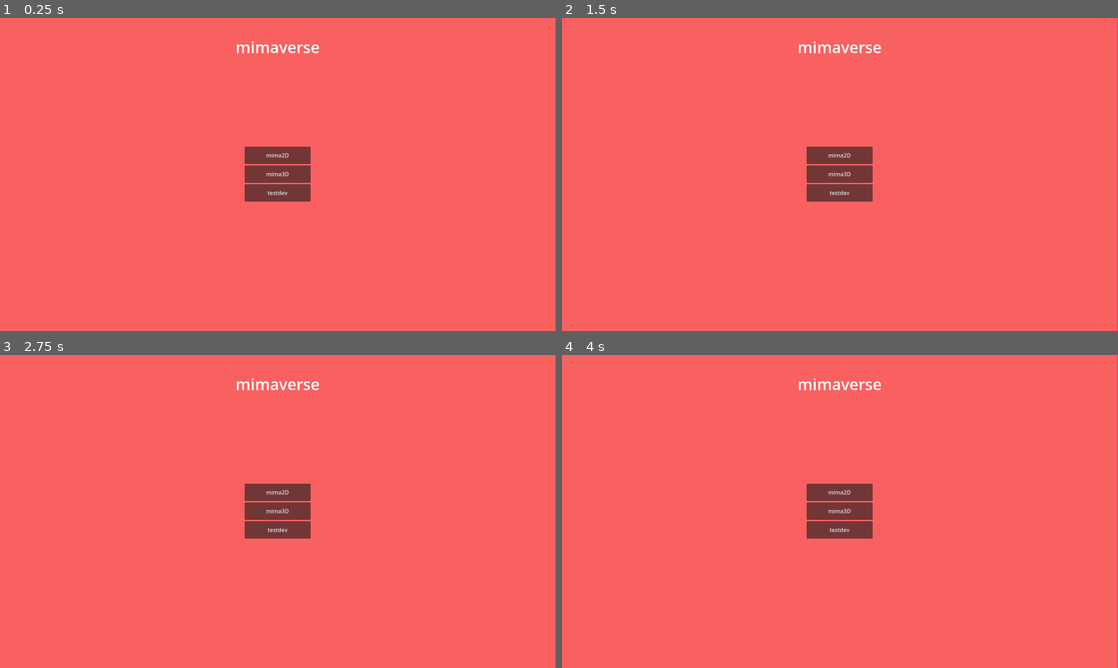
Above: before the commit, frames 1-4 (two rows, left to right).
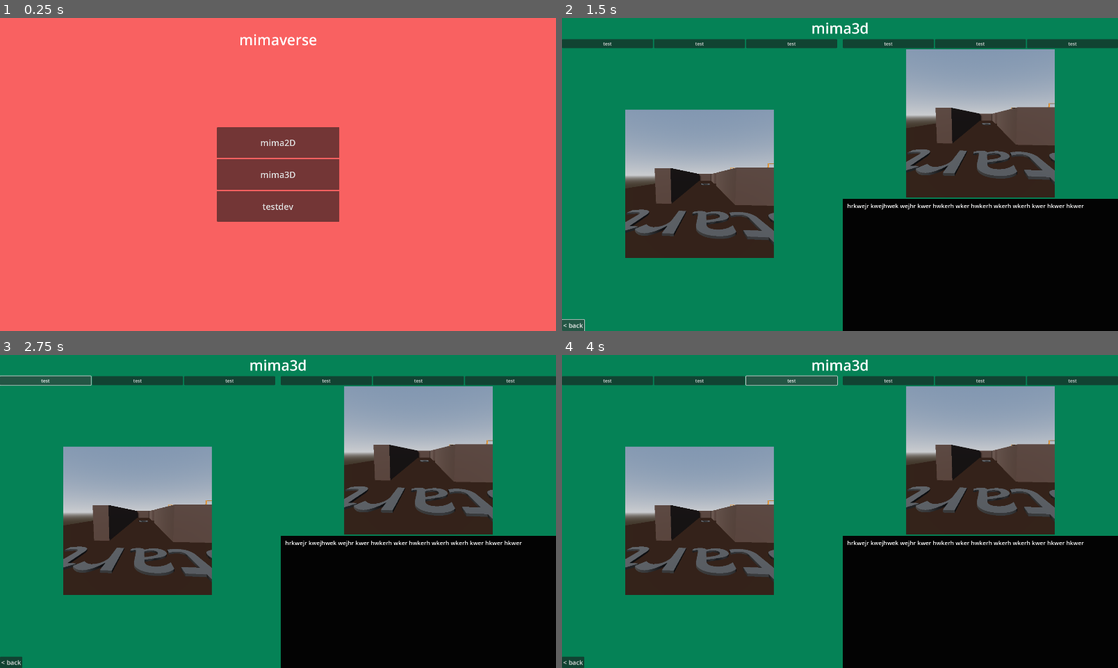
Above: after the commit, the same moments.

Repository: mimavox/mimaclient
Game: Godot game, scene res://screens/main/main.tscn
Same seed, same stepped clock (60 frames per second), same inputs: the game is played once before the commit and once after it.
Inputs (mouse positions are in pixels of both pictures, inside the frame that each line leads up to):
- Up to frame 1 (0.25 s): no input
- Up to frame 2 (1.5 s): click "mima3D" at 0.5 s; click "back" (after the commit: "< back") at 1.25 s
- Up to frame 3 (2.75 s): click (44, 380) at 2 s, where only the run after the commit has a clickable "test"
- Up to frame 4 (4 s): click (701, 380) at 2.75 s, where only the run after the commit has a clickable "test"; click (789, 380) at 3.5 s, where only the run after the commit has a clickable "test"

The runs differ from the first frame. In frame 1, 5.4% of the frame differs, in the area x 39-100%, y 0-100%; in frame 2, 100%, in the area x 0-100%, y 0-100%; in frame 3, 100%; in frame 4, 100%.

Commit message:
Layout sort of fixed

Diff:
--- a/project.godot
+++ b/project.godot
@@ -22,8 +22,9 @@
 
 [display]
 
-window/size/viewport_width=1600
-window/size/viewport_height=900
+window/size/viewport_width=1920
+window/size/viewport_height=1080
+window/size/mode=3
 window/stretch/mode="viewport"
 
 [dotnet]
--- a/screens/main/main.tscn
+++ b/screens/main/main.tscn
@@ -4,38 +4,23 @@
 
 [node name="Main" type="Control"]
 layout_mode = 3
-anchor_right = 1.28
-anchor_bottom = 1.28
-offset_right = -0.000244141
-offset_bottom = -0.00012207
+anchors_preset = 15
+anchor_right = 1.0
+anchor_bottom = 1.0
 grow_horizontal = 2
 grow_vertical = 2
+size_flags_horizontal = 3
+size_flags_vertical = 3
+size_flags_stretch_ratio = 5.4
 
 [node name="ColorRect" type="ColorRect" parent="."]
 layout_mode = 1
 anchors_preset = 15
 anchor_right = 1.0
 anchor_bottom = 1.0
-offset_left = -1.0
-offset_right = -449.0
-offset_bottom = -252.0
 grow_horizontal = 2
 grow_vertical = 2
 color = Color(0.976471, 0.380392, 0.380392, 1)
-
-[node name="Label" type="Label" parent="ColorRect"]
-layout_mode = 1
-anchors_preset = 5
-anchor_left = 0.5
-anchor_right = 0.5
-offset_left = -127.0
-offset_top = 52.0
-offset_right = 127.0
-offset_bottom = 94.0
-grow_horizontal = 2
-theme_override_font_sizes/font_size = 45
-text = "mimaverse"
-horizontal_alignment = 1
 
 [node name="btnContainer" type="VBoxContainer" parent="ColorRect"]
 layout_mode = 1
@@ -44,10 +29,10 @@
 anchor_top = 0.5
 anchor_right = 0.5
 anchor_bottom = 0.5
-offset_left = -95.0
-offset_top = -80.0
-offset_right = 95.0
-offset_bottom = 78.0
+offset_left = -211.5
+offset_top = -163.0
+offset_right = 211.5
+offset_bottom = 163.0
 grow_horizontal = 2
 grow_vertical = 2
 alignment = 1
@@ -56,17 +41,34 @@
 [node name="btn2D" type="Button" parent="ColorRect/btnContainer"]
 layout_mode = 2
 size_flags_vertical = 3
+theme_override_font_sizes/font_size = 30
 text = "mima2D"
 
 [node name="btn3D" type="Button" parent="ColorRect/btnContainer"]
 layout_mode = 2
 size_flags_vertical = 3
+theme_override_font_sizes/font_size = 30
 text = "mima3D"
 
 [node name="btnTest" type="Button" parent="ColorRect/btnContainer"]
 layout_mode = 2
 size_flags_vertical = 3
+theme_override_font_sizes/font_size = 30
 text = "testdev"
+
+[node name="Label" type="Label" parent="ColorRect"]
+layout_mode = 1
+anchors_preset = 5
+anchor_left = 0.5
+anchor_right = 0.5
+offset_left = -134.5
+offset_top = 40.0
+offset_right = 134.5
+offset_bottom = 109.0
+grow_horizontal = 2
+theme_override_font_sizes/font_size = 50
+text = "mimaverse"
+horizontal_alignment = 1
 
 [connection signal="button_down" from="ColorRect/btnContainer/btn2D" to="ColorRect/btnContainer" method="_on_btn_2d_button_down"]
 [connection signal="button_down" from="ColorRect/btnContainer/btn3D" to="ColorRect/btnContainer" method="_on_btn_3d_button_down"]
--- a/screens/mima3D/mima3D.tscn
+++ b/screens/mima3D/mima3D.tscn
@@ -1,6 +1,5 @@
 [gd_scene load_steps=9 format=3 uid="uid://cklcgbb1lkgau"]
 
-[ext_resource type="Script" uid="uid://cygto5lnstxq3" path="res://screens/mima3D/buttons.gd" id="1_w5ggl"]
 [ext_resource type="PackedScene" uid="uid://blyecn3vvrk5f" path="res://assets/maze_runner.glb" id="2_w5ggl"]
 [ext_resource type="Script" uid="uid://bocpmmcxd0a1t" path="res://screens/mima3D/movement_controller.gd" id="3_c4ucj"]
 
@@ -20,126 +19,203 @@
 
 [sub_resource type="CapsuleMesh" id="CapsuleMesh_c4ucj"]
 
+[sub_resource type="StyleBoxFlat" id="StyleBoxFlat_w5ggl"]
+content_margin_left = 10.0
+content_margin_top = 10.0
+content_margin_right = 10.0
+content_margin_bottom = 10.0
+bg_color = Color(0.0110876, 0.0110876, 0.0110876, 1)
+
 [node name="Main" type="Control"]
 layout_mode = 3
-anchor_right = 1.28
-anchor_bottom = 1.28
-offset_right = -0.000244141
-offset_bottom = -0.00012207
+anchors_preset = 8
+anchor_left = 0.5
+anchor_top = 0.5
+anchor_right = 0.5
+anchor_bottom = 0.5
+offset_left = -960.0
+offset_top = -540.0
+offset_right = 960.0
+offset_bottom = 540.0
 grow_horizontal = 2
 grow_vertical = 2
-
-[node name="background" type="ColorRect" parent="."]
+size_flags_horizontal = 3
+size_flags_vertical = 3
+
+[node name="ColorRect" type="ColorRect" parent="."]
+layout_mode = 2
+anchor_right = 1.0
+anchor_bottom = 1.0
+grow_horizontal = 2
+grow_vertical = 2
+color = Color(0.0204, 0.51, 0.33864, 1)
+
+[node name="VBoxContainer" type="VBoxContainer" parent="."]
 layout_mode = 1
 anchors_preset = 15
 anchor_right = 1.0
 anchor_bottom = 1.0
-offset_left = -1.0
-offset_right = -449.0
-offset_bottom = -252.0
 grow_horizontal = 2
 grow_vertical = 2
-color = Color(0.180392, 0.25098, 0.270588, 1)
-script = ExtResource("1_w5ggl")
-
-[node name="Label" type="Label" parent="background"]
-layout_mode = 1
-anchors_preset = 5
-anchor_left = 0.5
-anchor_right = 0.5
-offset_left = -127.0
-offset_top = 52.0
-offset_right = 127.0
-offset_bottom = 94.0
-grow_horizontal = 2
-theme_override_font_sizes/font_size = 45
-text = "mima3D"
+
+[node name="Label" type="Label" parent="VBoxContainer"]
+layout_mode = 2
+theme_override_font_sizes/font_size = 50
+text = "mima3d"
 horizontal_alignment = 1
 
-[node name="btnBack" type="Button" parent="background"]
-layout_mode = 1
-anchors_preset = 2
-anchor_top = 1.0
-anchor_bottom = 1.0
-offset_left = 45.0
-offset_top = -105.0
-offset_right = 185.0
-offset_bottom = -38.9999
-grow_vertical = 0
-theme_override_font_sizes/font_size = 22
-text = "back"
-
-[node name="agent" type="ColorRect" parent="background"]
-layout_mode = 0
-offset_left = 866.0
-offset_top = 182.0
-offset_right = 1563.0
-offset_bottom = 862.0
-color = Color(0, 0, 0, 1)
-
-[node name="Label" type="Label" parent="background/agent"]
-layout_mode = 1
-anchors_preset = 5
-anchor_left = 0.5
-anchor_right = 0.5
-offset_left = -88.5
-offset_top = 20.0
-offset_right = 88.5
-offset_bottom = 54.0
-grow_horizontal = 2
-theme_override_font_sizes/font_size = 24
-text = "Agent internals"
-
-[node name="simulation" type="SubViewportContainer" parent="background"]
-layout_mode = 0
-offset_left = 102.0
-offset_top = 179.0
-offset_right = 614.0
-offset_bottom = 691.0
-
-[node name="SubViewport" type="SubViewport" parent="background/simulation"]
+[node name="HBoxContainer" type="HBoxContainer" parent="VBoxContainer"]
+layout_mode = 2
+size_flags_vertical = 3
+theme_override_constants/separation = 20
+
+[node name="Environment" type="VBoxContainer" parent="VBoxContainer/HBoxContainer"]
+layout_mode = 2
+size_flags_horizontal = 3
+
+[node name="GridContainer" type="GridContainer" parent="VBoxContainer/HBoxContainer/Environment"]
+layout_mode = 2
+columns = 3
+
+[node name="Button3" type="Button" parent="VBoxContainer/HBoxContainer/Environment/GridContainer"]
+layout_mode = 2
+size_flags_horizontal = 3
+size_flags_vertical = 3
+text = "test"
+
+[node name="Button" type="Button" parent="VBoxContainer/HBoxContainer/Environment/GridContainer"]
+layout_mode = 2
+size_flags_horizontal = 3
+size_flags_vertical = 3
+text = "test"
+
+[node name="Button2" type="Button" parent="VBoxContainer/HBoxContainer/Environment/GridContainer"]
+layout_mode = 2
+size_flags_horizontal = 3
+size_flags_vertical = 3
+text = "test"
+
+[node name="Simulation" type="SubViewportContainer" parent="VBoxContainer/HBoxContainer/Environment"]
+layout_mode = 2
+size_flags_horizontal = 4
+size_flags_vertical = 6
+
+[node name="SubViewport" type="SubViewport" parent="VBoxContainer/HBoxContainer/Environment/Simulation"]
 handle_input_locally = false
 snap_2d_vertices_to_pixel = true
 render_target_update_mode = 4
 
-[node name="Node3D" type="Node3D" parent="background/simulation/SubViewport"]
-
-[node name="Camera3D" type="Camera3D" parent="background/simulation/SubViewport/Node3D"]
+[node name="Node3D" type="Node3D" parent="VBoxContainer/HBoxContainer/Environment/Simulation/SubViewport"]
+
+[node name="Camera3D" type="Camera3D" parent="VBoxContainer/HBoxContainer/Environment/Simulation/SubViewport/Node3D"]
 transform = Transform3D(-0.997916, 0.00562436, -0.0642868, 0, 0.996195, 0.0871557, 0.0645323, 0.0869741, -0.994118, 6.02233, 0.48069, -6.40123)
 
-[node name="WorldEnvironment" type="WorldEnvironment" parent="background/simulation/SubViewport/Node3D"]
+[node name="WorldEnvironment" type="WorldEnvironment" parent="VBoxContainer/HBoxContainer/Environment/Simulation/SubViewport/Node3D"]
 environment = SubResource("Environment_dxm56")
 
-[node name="DirectionalLight3D" type="DirectionalLight3D" parent="background/simulation/SubViewport/Node3D"]
+[node name="DirectionalLight3D" type="DirectionalLight3D" parent="VBoxContainer/HBoxContainer/Environment/Simulation/SubViewport/Node3D"]
 transform = Transform3D(-0.866023, -0.433016, 0.250001, 0, 0.499998, 0.866027, -0.500003, 0.749999, -0.43301, 0, 0, 0)
 shadow_enabled = true
 
-[node name="Maze Runner" parent="background/simulation/SubViewport/Node3D" instance=ExtResource("2_w5ggl")]
+[node name="Maze Runner" parent="VBoxContainer/HBoxContainer/Environment/Simulation/SubViewport/Node3D" instance=ExtResource("2_w5ggl")]
 transform = Transform3D(1, 0, 0, 0, 1, 0, 0, 0, 1, 2.5074, 0, -1.15994)
 
-[node name="CharacterBody3D" type="CharacterBody3D" parent="background/simulation/SubViewport/Node3D"]
+[node name="CharacterBody3D" type="CharacterBody3D" parent="VBoxContainer/HBoxContainer/Environment/Simulation/SubViewport/Node3D"]
 script = ExtResource("3_c4ucj")
 
-[node name="CollisionShape3D" type="CollisionShape3D" parent="background/simulation/SubViewport/Node3D/CharacterBody3D"]
+[node name="CollisionShape3D" type="CollisionShape3D" parent="VBoxContainer/HBoxContainer/Environment/Simulation/SubViewport/Node3D/CharacterBody3D"]
 transform = Transform3D(0.1, 0, 0, 0, 0.1, 0, 0, 0, 0.1, 0.245882, 0.29738, 0)
 shape = SubResource("CapsuleShape3D_w5ggl")
 
-[node name="MeshInstance3D" type="MeshInstance3D" parent="background/simulation/SubViewport/Node3D/CharacterBody3D/CollisionShape3D"]
+[node name="MeshInstance3D" type="MeshInstance3D" parent="VBoxContainer/HBoxContainer/Environment/Simulation/SubViewport/Node3D/CharacterBody3D/CollisionShape3D"]
 mesh = SubResource("CapsuleMesh_c4ucj")
 
-[node name="CameraController" type="Node3D" parent="background/simulation/SubViewport/Node3D/CharacterBody3D"]
+[node name="CameraController" type="Node3D" parent="VBoxContainer/HBoxContainer/Environment/Simulation/SubViewport/Node3D/CharacterBody3D"]
 transform = Transform3D(0.9402, 0, 0, 0, 0.610858, 0, 0, 0, 0.685591, 0.241057, 0.346766, 0)
 
-[node name="Camera3D" type="Camera3D" parent="background/simulation/SubViewport/Node3D/CharacterBody3D/CameraController"]
-
-[node name="btnSnapshot" type="Button" parent="background"]
-layout_mode = 0
-offset_left = 683.0
-offset_top = 183.0
-offset_right = 807.0
-offset_bottom = 264.0
-text = "observation
-snapshot"
-
-[connection signal="button_down" from="background/btnBack" to="background" method="_on_btn_back_button_down"]
-[connection signal="button_down" from="background/btnSnapshot" to="background" method="_on_btn_snapshot_button_down"]
+[node name="Camera3D" type="Camera3D" parent="VBoxContainer/HBoxContainer/Environment/Simulation/SubViewport/Node3D/CharacterBody3D/CameraController"]
+
+[node name="btnBack" type="Button" parent="VBoxContainer/HBoxContainer/Environment"]
+layout_mode = 2
+size_flags_horizontal = 0
+theme_override_font_sizes/font_size = 22
+text = "< back"
+
+[node name="Agent" type="VBoxContainer" parent="VBoxContainer/HBoxContainer"]
+layout_mode = 2
+size_flags_horizontal = 3
+
+[node name="GridContainer" type="GridContainer" parent="VBoxContainer/HBoxContainer/Agent"]
+layout_mode = 2
+columns = 3
+
+[node name="Button3" type="Button" parent="VBoxContainer/HBoxContainer/Agent/GridContainer"]
+layout_mode = 2
+size_flags_horizontal = 3
+size_flags_vertical = 3
+text = "test"
+
+[node name="Button" type="Button" parent="VBoxContainer/HBoxContainer/Agent/GridContainer"]
+layout_mode = 2
+size_flags_horizontal = 3
+size_flags_vertical = 3
+text = "test"
+
+[node name="Button2" type="Button" parent="VBoxContainer/HBoxContainer/Agent/GridContainer"]
+layout_mode = 2
+size_flags_horizontal = 3
+size_flags_vertical = 3
+text = "test"
+
+[node name="POV" type="SubViewportContainer" parent="VBoxContainer/HBoxContainer/Agent"]
+layout_mode = 2
+size_flags_horizontal = 4
+size_flags_vertical = 6
+
+[node name="SubViewport" type="SubViewport" parent="VBoxContainer/HBoxContainer/Agent/POV"]
+handle_input_locally = false
+snap_2d_vertices_to_pixel = true
+render_target_update_mode = 4
+
+[node name="Node3D" type="Node3D" parent="VBoxContainer/HBoxContainer/Agent/POV/SubViewport"]
+
+[node name="Camera3D" type="Camera3D" parent="VBoxContainer/HBoxContainer/Agent/POV/SubViewport/Node3D"]
+transform = Transform3D(-0.997916, 0.00562436, -0.0642868, 0, 0.996195, 0.0871557, 0.0645323, 0.0869741, -0.994118, 6.02233, 0.48069, -6.40123)
+
+[node name="WorldEnvironment" type="WorldEnvironment" parent="VBoxContainer/HBoxContainer/Agent/POV/SubViewport/Node3D"]
+environment = SubResource("Environment_dxm56")
+
+[node name="DirectionalLight3D" type="DirectionalLight3D" parent="VBoxContainer/HBoxContainer/Agent/POV/SubViewport/Node3D"]
+transform = Transform3D(-0.866023, -0.433016, 0.250001, 0, 0.499998, 0.866027, -0.500003, 0.749999, -0.43301, 0, 0, 0)
+shadow_enabled = true
+
+[node name="Maze Runner" parent="VBoxContainer/HBoxContainer/Agent/POV/SubViewport/Node3D" instance=ExtResource("2_w5ggl")]
+transform = Transform3D(1, 0, 0, 0, 1, 0, 0, 0, 1, 2.5074, 0, -1.15994)
+
+[node name="CharacterBody3D" type="CharacterBody3D" parent="VBoxContainer/HBoxContainer/Agent/POV/SubViewport/Node3D"]
+script = ExtResource("3_c4ucj")
+
+[node name="CollisionShape3D" type="CollisionShape3D" parent="VBoxContainer/HBoxContainer/Agent/POV/SubViewport/Node3D/CharacterBody3D"]
+transform = Transform3D(0.1, 0, 0, 0, 0.1, 0, 0, 0, 0.1, 0.245882, 0.29738, 0)
+shape = SubResource("CapsuleShape3D_w5ggl")
+
+[node name="MeshInstance3D" type="MeshInstance3D" parent="VBoxContainer/HBoxContainer/Agent/POV/SubViewport/Node3D/CharacterBody3D/CollisionShape3D"]
+mesh = SubResource("CapsuleMesh_c4ucj")
+
+[node name="CameraController" type="Node3D" parent="VBoxContainer/HBoxContainer/Agent/POV/SubViewport/Node3D/CharacterBody3D"]
+transform = Transform3D(0.9402, 0, 0, 0, 0.610858, 0, 0, 0, 0.685591, 0.241057, 0.346766, 0)
+
+[node name="Camera3D" type="Camera3D" parent="VBoxContainer/HBoxContainer/Agent/POV/SubViewport/Node3D/CharacterBody3D/CameraController"]
+
+[node name="RichTextLabel" type="RichTextLabel" parent="VBoxContainer/HBoxContainer/Agent"]
+clip_contents = false
+layout_mode = 2
+size_flags_vertical = 3
+theme_override_font_sizes/bold_italics_font_size = 20
+theme_override_font_sizes/italics_font_size = 20
+theme_override_font_sizes/mono_font_size = 20
+theme_override_font_sizes/normal_font_size = 20
+theme_override_font_sizes/bold_font_size = 20
+theme_override_styles/normal = SubResource("StyleBoxFlat_w5ggl")
+text = " hrkwejr kwejhwek wejhr kwer hwkerh wker hwkerh wkerh wkerh kwer hkwer hkwer "
+fit_content = true
